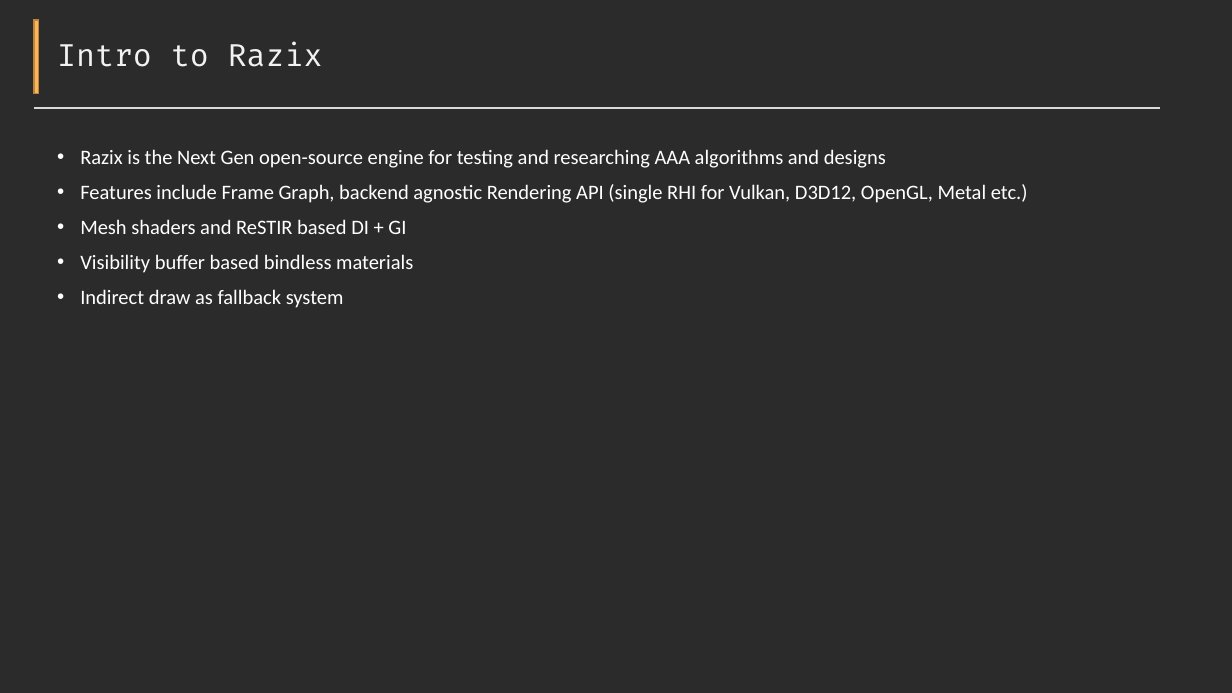
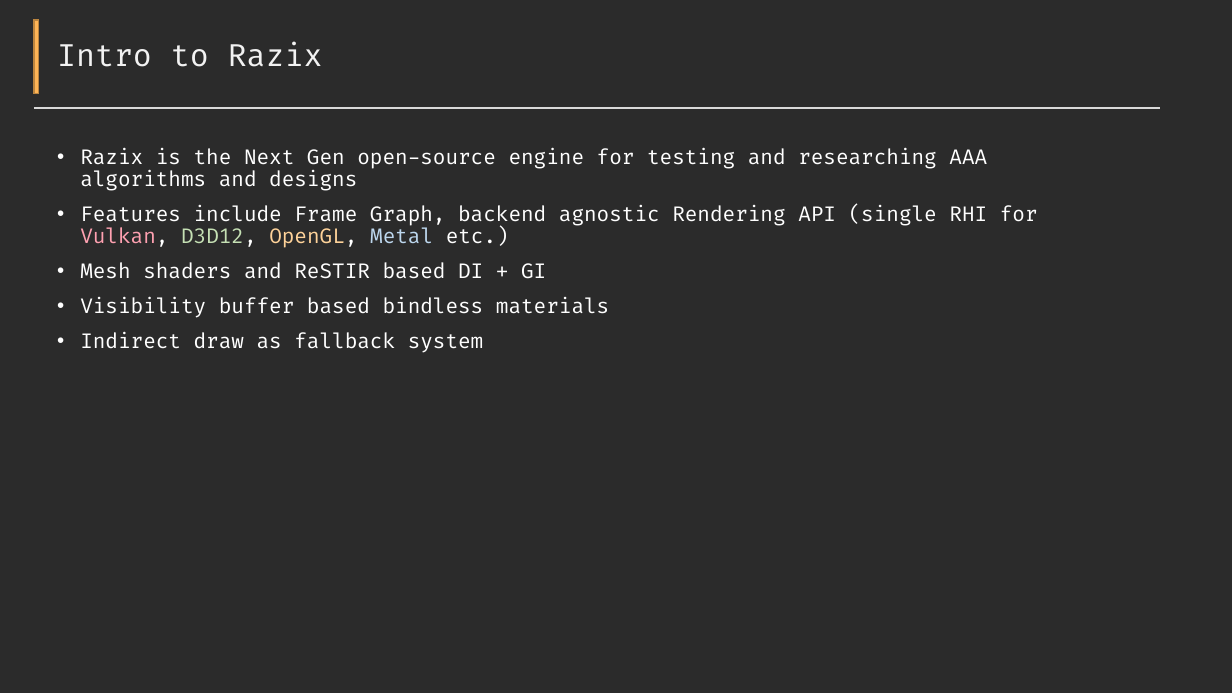
Before and after one commit to Pikachuxxxx/Razix, a slide deck: slide 2 of Docs/Features overview.pptx. Drawn at 1232x693 pixels with LibreOffice and Linux fonts; fonts in the diff are those of the drawing; background and template pictures are left out; a plain dark background stands for a picture behind light text. Boxes give left, top, right and bottom in pixels: in the first picture for what was removed or moved away, otherwise in the second. Text is boxed around its words. In the diff, an @@ line names an element or a change of style, - is before the commit and + after.

```diff
--- a/Docs/Features overview.pptx
+++ b/Docs/Features overview.pptx
@@ text "Razix is the Next Gen ..." at (x1=80, y1=147, x2=1038, y2=353): font Calibri to Fira Code; text colour #FFFFFF to #FFA1B1 in "Vulkan,"; text colour #FFFFFF to #C5E0B4 in "D3D12,"; text colour #FFFFFF to #FFD39A in "OpenGL,"; text colour #FFFFFF to #BDD7EE in "Metal" @@
```
Also in this commit, not shown: 2 other slides changed, 1 other file.
